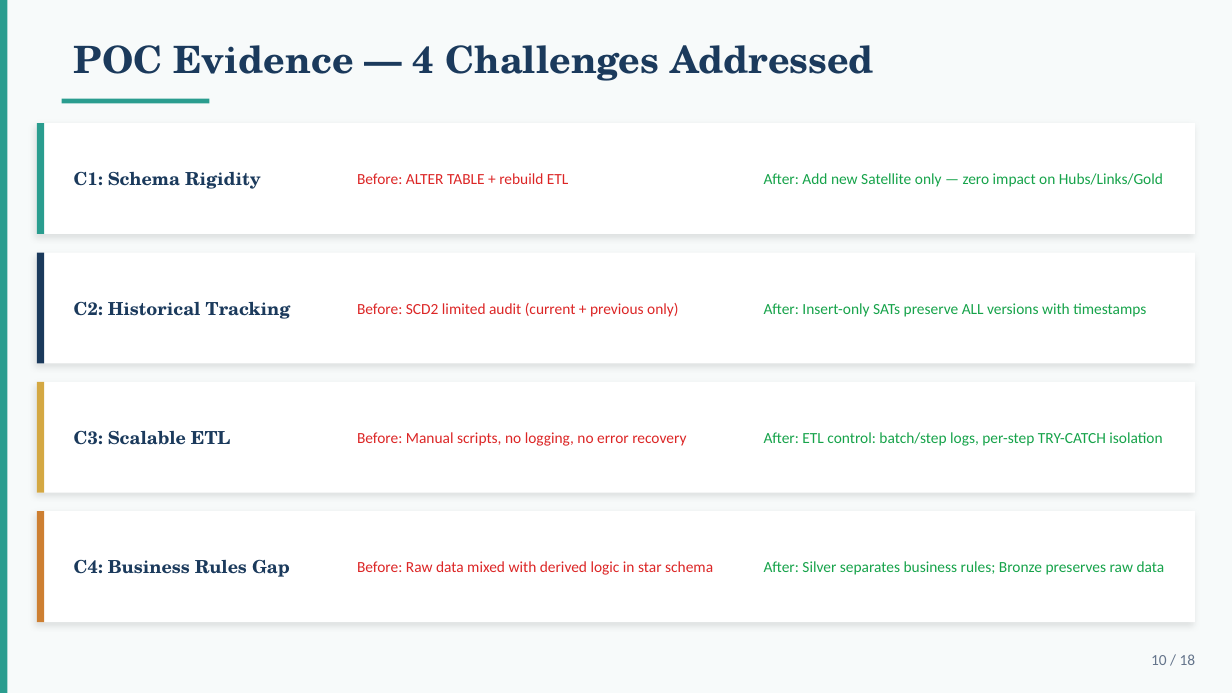
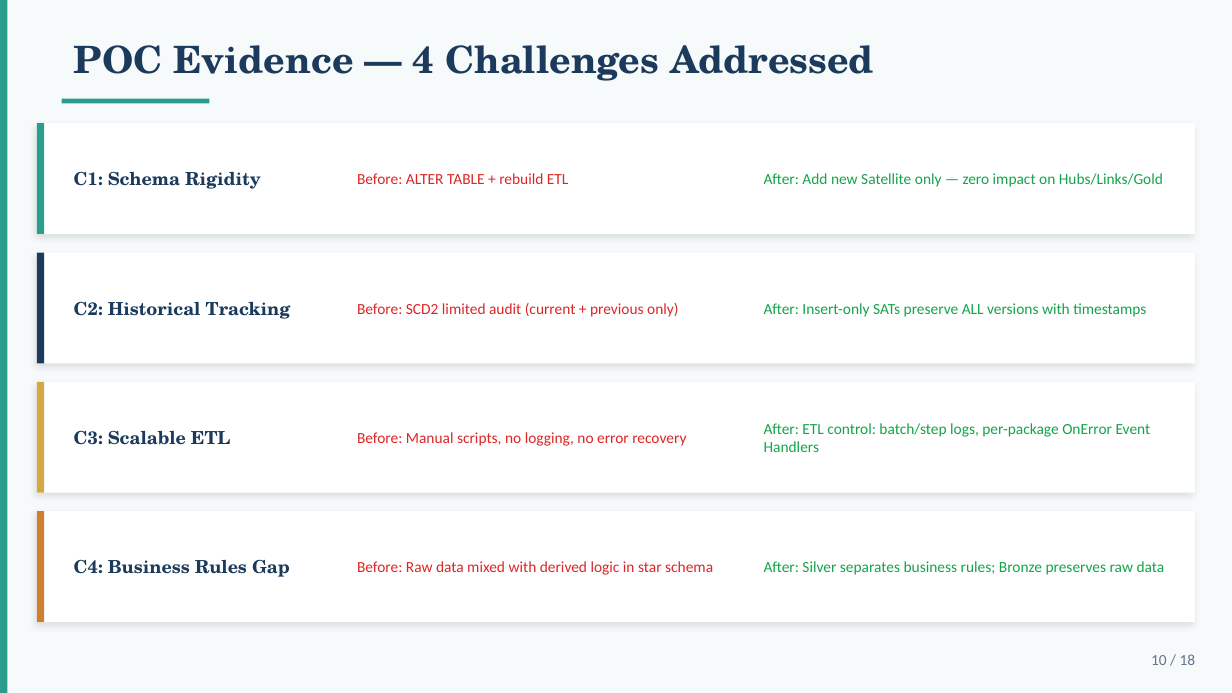
Before and after one commit to mvsotso/dv2-tax-data-warehouse-using-medallion, a slide deck: slide 10 of docs/Final_Presentation.pptx. Drawn at 1232x693 pixels with LibreOffice and Linux fonts; fonts in the diff are those of the drawing. Boxes give left, top, right and bottom in pixels: in the first picture for what was removed or moved away, otherwise in the second. Text is boxed around its words. In the diff, an @@ line names an element or a change of style, - is before the commit and + after.

```diff
--- a/docs/Final_Presentation.pptx
+++ b/docs/Final_Presentation.pptx
@@ text at <box>764,423,1151,452</box>: text changed @@
-After: ETL control: batch/step logs, per-step TRY-CATCH isolation
+After: ETL control: batch/step logs, per-package OnError Event Handlers
```
Also in this commit, not shown: 2 other slides changed.
